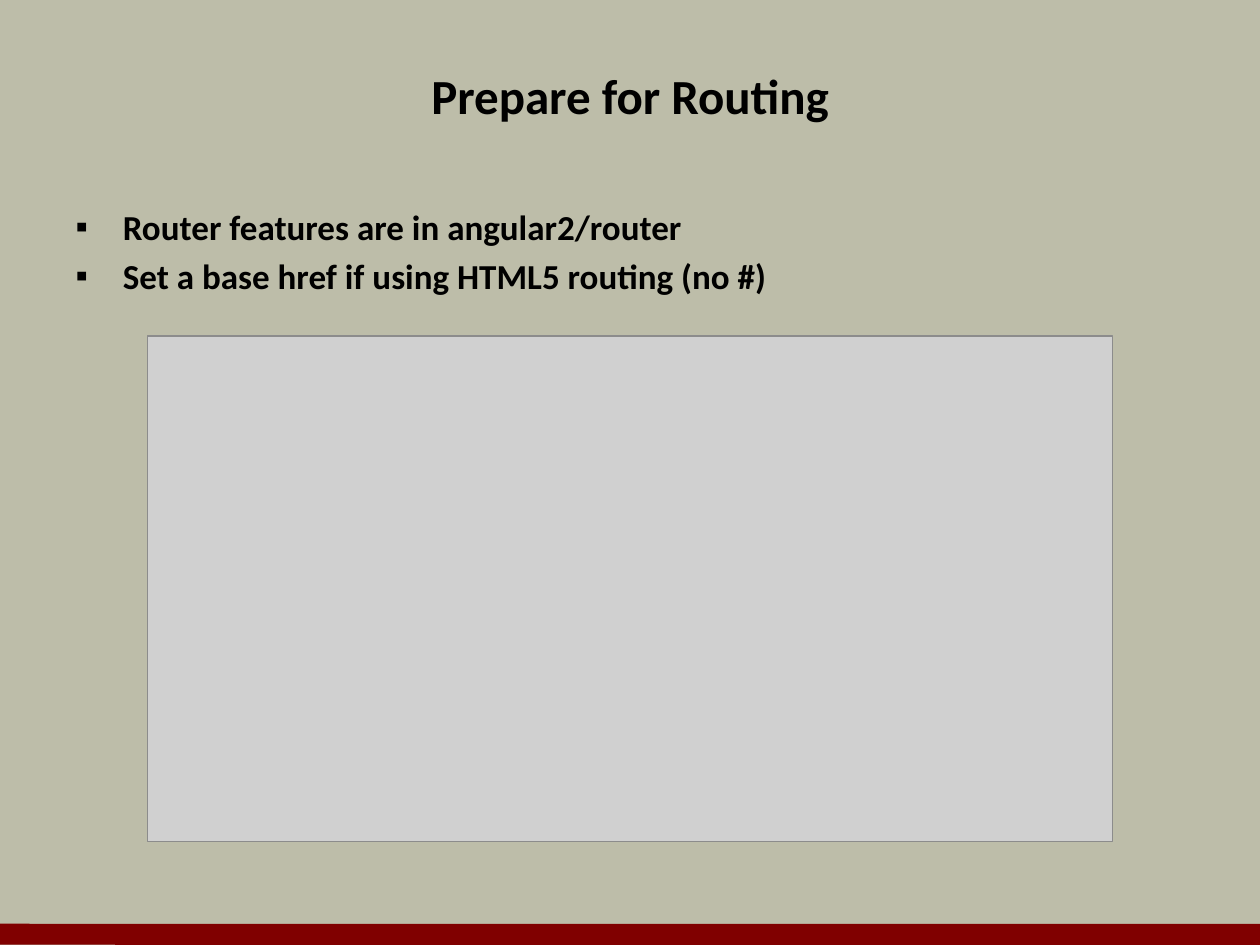
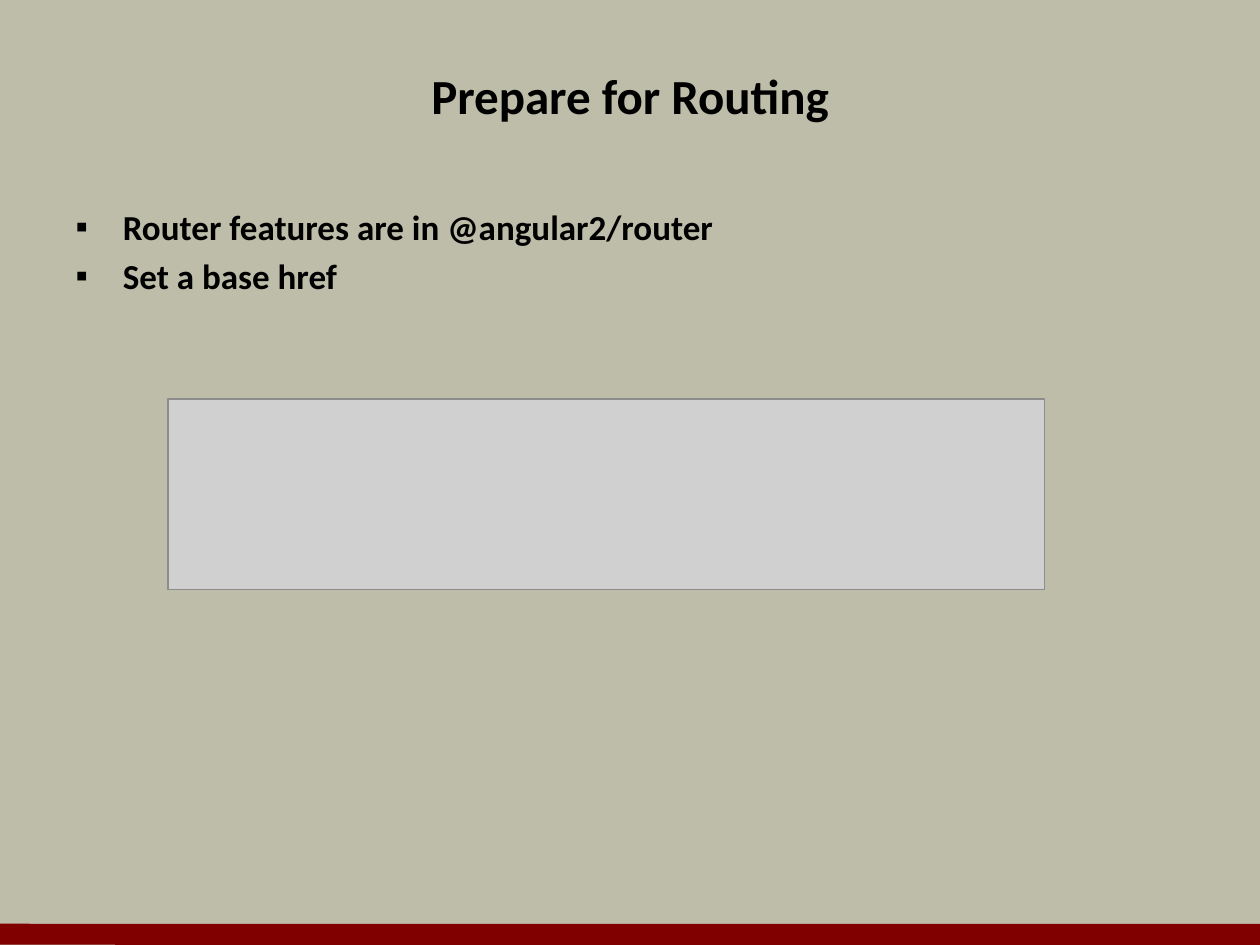
Before and after one commit to OdeToCode/classes, a slide deck: slide 3 of angular2/slides/03_Routing.pptx. Drawn at 1260x945 pixels with LibreOffice and Linux fonts; fonts in the diff are those of the drawing; grey boxes stand for pictures; background and template pictures are left out. Boxes give left, top, right and bottom in pixels: in the first picture for what was removed or moved away, otherwise in the second. Text is boxed around its words. In the diff, an @@ line names an element or a change of style, - is before the commit and + after.

```diff
--- a/angular2/slides/03_Routing.pptx
+++ b/angular2/slides/03_Routing.pptx
@@ text at box(123, 215, 713, 290): text changed @@
-▪ Router features are in angular2/router
-▪ Set a base href if using HTML5 routing (no #)
+▪ Router features are in @angular2/router
+▪ Set a base href
@@ picture removed at box(147, 336, 1113, 842) @@
@@ picture added at box(168, 399, 1045, 590) @@
```
Also in this commit, not shown: 7 other slides changed, 1 slide added, 2 slides removed, 1 other file.
